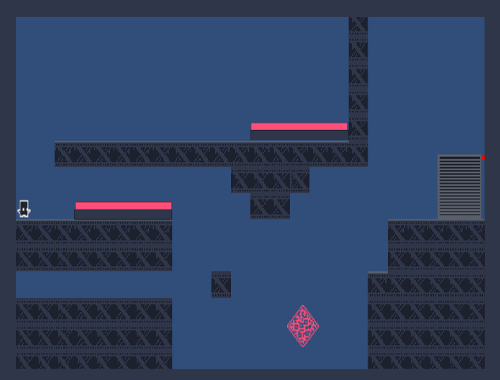
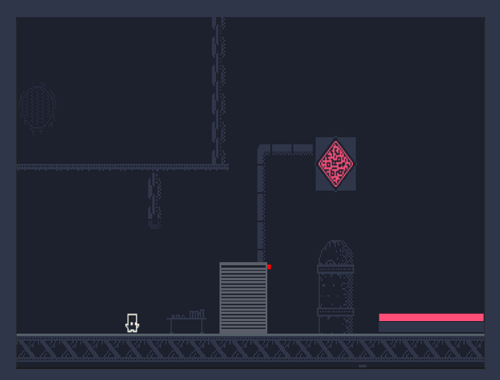
Layered file, before and after one edit (500×380). Changes by layer:
added layer "Layer 2" above "Layer 1" over [16, 17, 485, 369]
hid "Layer 1" over [16, 17, 485, 369]
